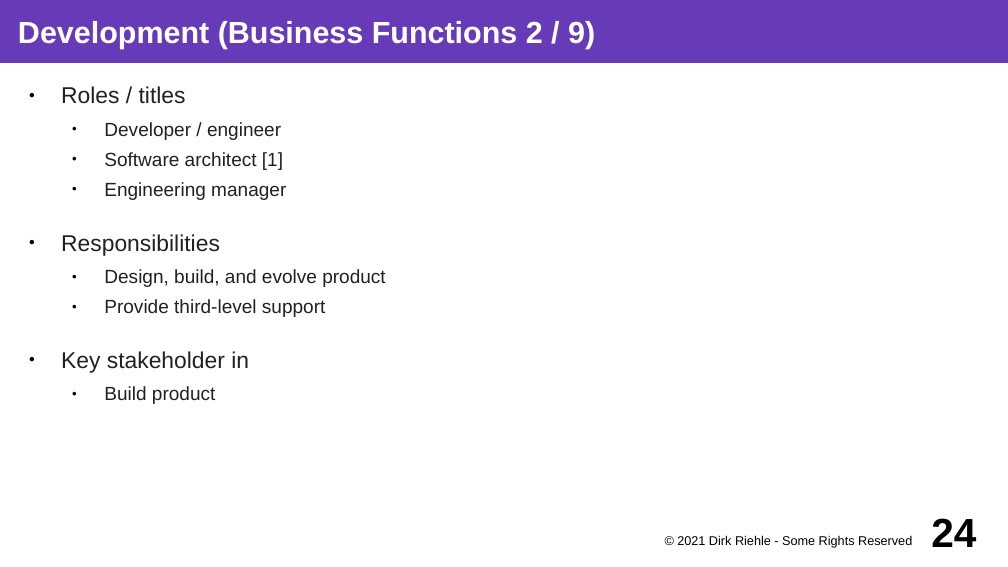
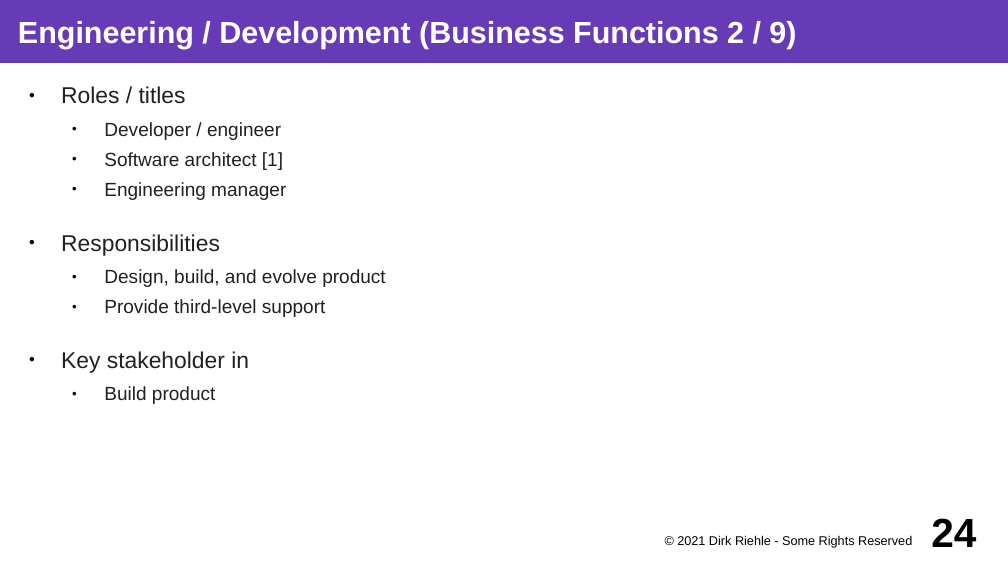
Before and after one commit to dirkriehle/coss-course, a slide deck: slide 24 of Lecture slides/COSS B03 - Software Vendors.odp. Drawn at 1008x567 pixels with LibreOffice and Linux fonts; fonts in the diff are those of the drawing. Boxes give left, top, right and bottom in pixels: in the first picture for what was removed or moved away, otherwise in the second. Text is boxed around its words. In the diff, an @@ line names an element or a change of style, - is before the commit and + after.

```diff
--- a/Lecture slides/COSS B03 - Software Vendors.odp
+++ b/Lecture slides/COSS B03 - Software Vendors.odp
@@ title at <box>18,21,796,49</box>: text changed @@
-Development (Business Functions 2 / 9)
+Engineering / Development (Business Functions 2 / 9)
```
Also in this commit, not shown: 3 other slides changed, 6 other files.
